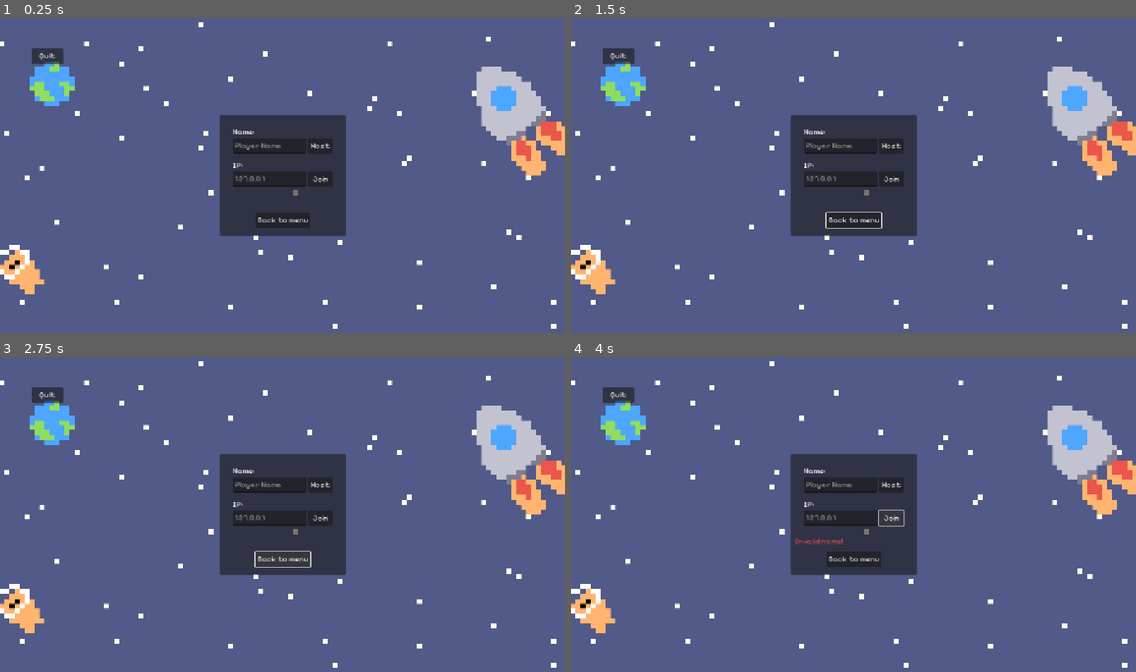
Above: before the commit, frames 1-4 (two rows, left to right).
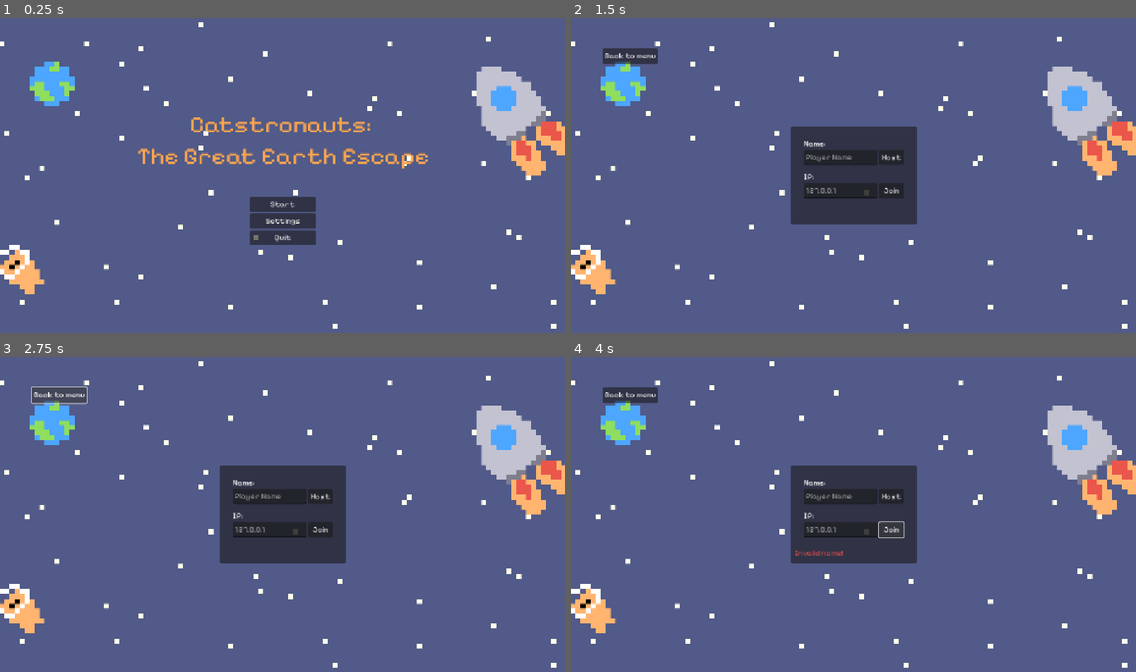
Above: after the commit, the same moments.

Repository: Lambozhuang/project-cats
Game: Godot game, scene res://ui/lobby.tscn
Two runs of this game, one before a commit and one after it. Both use one fixed random seed, a clock stepped at 60 frames per second and the inputs below.
Inputs (mouse positions are in pixels of both pictures, inside the frame that each line leads up to):
- Up to frame 1 (0.25 s): no input
- Up to frame 2 (1.5 s): click (853, 219) at 0.5 s, where only the run before the commit has a clickable "Back to menu"; click (853, 203) at 1.25 s, where only the run after the commit has a clickable "Start"
- Up to frame 3 (2.75 s): click "Back to menu" at 2 s
- Up to frame 4 (4 s): click "Host" at 2.75 s; click "Join" at 3.5 s

The runs differ from the first frame. In frame 1, 9.2% of the frame differs, in the area x 5-76%, y 9-73%; in frame 2, 4.5%; in frame 3, 4.4%; in frame 4, 4.5%.

Commit message:
add basic logic to lobby ui to load different cats, multiplayer todo

Diff:
--- a/game_state.gd
+++ b/game_state.gd
@@ -12,6 +12,16 @@
 
 ## Our local player's name.
 var player_name := "Player 1"
+
+# Cat character list
+const CATS := [
+	"Bob",
+	"Tuna",
+	"Kiki",
+	"Rupert",
+]
+
+var player_cat = null
 
 # Names for remote players in id:name format.
 var players := {}
--- a/level/demo_1.tscn
+++ b/level/demo_1.tscn
@@ -366,3 +366,4 @@
 npc_type = "officer"
 
 [node name="Hud" parent="." instance=ExtResource("21_n16k1")]
+visible = false
--- a/player/player.gd
+++ b/player/player.gd
@@ -94,5 +94,5 @@
 	$Label.modulate = GameState.get_player_color(value)
 	#$sprite.modulate = Color(0.5, 0.5, 0.5) + GameState.get_player_color(value)
 	# print("value:" + value)
-	if peer_id != 1:
-		$AnimatedSprite2D.sprite_frames = ResourceCache.player_sprites["Bob"]
+	$AnimatedSprite2D.sprite_frames = ResourceCache.player_sprites[GameState.player_cat]
+	$AnimatedSprite2D.play()
--- a/player/player.tscn
+++ b/player/player.tscn
@@ -1,7 +1,7 @@
 [gd_scene load_steps=10 format=3 uid="uid://dvscac4fx2trn"]
 
 [ext_resource type="Script" uid="uid://cb5wl1h7r5ucn" path="res://player/player.gd" id="1_onrkg"]
-[ext_resource type="SpriteFrames" uid="uid://bdt1nvhwcxpm8" path="res://player/cats/Rupert/Rupert_anim.tres" id="3_hqtel"]
+[ext_resource type="SpriteFrames" uid="uid://cevdtp22uqfk2" path="res://player/cats/Tuna/Tuna_anim.tres" id="2_g1dw6"]
 [ext_resource type="Script" uid="uid://d2e630ro1y8k2" path="res://player/player_controls.gd" id="3_i3pqv"]
 
 [sub_resource type="CompressedTexture2D" id="CompressedTexture2D_hqtel"]
@@ -44,8 +44,10 @@
 
 [node name="AnimatedSprite2D" type="AnimatedSprite2D" parent="."]
 position = Vector2(0, -20)
-sprite_frames = ExtResource("3_hqtel")
-animation = &"walk_hold"
+sprite_frames = ExtResource("2_g1dw6")
+animation = &"idle"
+frame = 1
+frame_progress = 0.380056
 
 [node name="CollisionShape2D" type="CollisionShape2D" parent="."]
 shape = SubResource("CapsuleShape2D_onrkg")
--- a/resource_cache.gd
+++ b/resource_cache.gd
@@ -3,6 +3,8 @@
 const Tileset = preload("res://level/map/level1.tres")
 
 @export var player_sprites = {
+	"Bob": preload("res://player/cats/Bob/Bob_anim.tres"),
+	"Tuna": preload("res://player/cats/Tuna/Tuna_anim.tres"),
+	"Kiki": preload("res://player/cats/Kiki/Kiki_anim.tres"),
 	"Rupert": preload("res://player/cats/Rupert/Rupert_anim.tres"),
-	"Bob": preload("res://player/cats/Bob/Bob_anim.tres"),
 }
--- a/ui/hud.tscn
+++ b/ui/hud.tscn
@@ -23,6 +23,9 @@
 [sub_resource type="LabelSettings" id="LabelSettings_rbyyf"]
 font_size = 25
 
+[sub_resource type="LabelSettings" id="LabelSettings_srpbi"]
+font_size = 60
+
 [sub_resource type="LabelSettings" id="LabelSettings_ff8ar"]
 font_size = 25
 
@@ -35,6 +38,7 @@
 [node name="Hud" type="CanvasLayer"]
 
 [node name="PauseMenu" type="Control" parent="."]
+visible = false
 layout_mode = 3
 anchors_preset = 15
 anchor_right = 1.0
@@ -48,14 +52,14 @@
 offset_top = 64.0
 offset_right = 128.0
 offset_bottom = 96.0
-text = "Quit"
+text = "Back to menu"
 
 [node name="Button2" type="Button" parent="PauseMenu"]
 offset_left = 64.0
 offset_top = 104.0
 offset_right = 131.0
 offset_bottom = 136.0
-text = "RESUME"
+text = "Resume"
 
 [node name="Hud" type="Control" parent="."]
 layout_mode = 3
@@ -232,6 +236,34 @@
 horizontal_alignment = 1
 vertical_alignment = 1
 
+[node name="Captured" type="ColorRect" parent="Hud"]
+visible = false
+layout_mode = 1
+anchors_preset = 15
+anchor_right = 1.0
+anchor_bottom = 1.0
+grow_horizontal = 2
+grow_vertical = 2
+color = Color(0.601223, 0.601223, 0.601223, 0.137255)
+
+[node name="Label" type="Label" parent="Hud/Captured"]
+layout_mode = 1
+anchors_preset = 8
+anchor_left = 0.5
+anchor_top = 0.5
+anchor_right = 0.5
+anchor_bottom = 0.5
+offset_left = -267.0
+offset_top = -36.5
+offset_right = 267.0
+offset_bottom = 36.5
+grow_horizontal = 2
+grow_vertical = 2
+text = "You are captured!"
+label_settings = SubResource("LabelSettings_srpbi")
+horizontal_alignment = 1
+vertical_alignment = 1
+
 [node name="ScoreBoard" type="Control" parent="."]
 visible = false
 layout_mode = 3
@@ -624,4 +656,4 @@
 offset_top = 64.0
 offset_right = 128.0
 offset_bottom = 96.0
-text = "Quit"
+text = "Back to menu"
--- a/ui/lobby.gd
+++ b/ui/lobby.gd
@@ -14,7 +14,19 @@
 		var desktop_path := OS.get_system_dir(OS.SYSTEM_DIR_DESKTOP).replace("\\", "/").split("/")
 		$Connect/Name.text = desktop_path[desktop_path.size() - 2]
 
+func _process(delta: float) -> void:
+	if $Start.visible:
+		$BackButton.hide()
+	else:
+		$BackButton.show()
 
+# Start
+func _on_menu_start_pressed() -> void:
+	$Start.hide()
+	$Connect.show()
+
+
+# Connect
 func _on_host_pressed() -> void:
 	if $Connect/Name.text == "":
 		$Connect/ErrorLabel.text = "Invalid name!"
@@ -28,7 +40,6 @@
 	GameState.host_game(player_name)
 	get_window().title = ProjectSettings.get_setting("application/config/name") + ": Server (%s)" % $Connect/Name.text
 	refresh_lobby()
-
 
 func _on_join_pressed() -> void:
 	if $Connect/Name.text == "":
@@ -49,10 +60,43 @@
 	get_window().title = ProjectSettings.get_setting("application/config/name") + ": Client (%s)" % $Connect/Name.text
 
 
+# Players
+func _on_start_pressed() -> void:
+	# GameState.begin_game()
+	$Players.hide()
+	$Characters.show()
+
+func _on_find_public_ip_pressed() -> void:
+	OS.shell_open("https://icanhazip.com/")
+
+
+# Characters
+func _on_characters_selected(cat_name: String) -> void:
+	print("Characters selected: ", cat_name)
+	var select_button = get_node("Characters/CharacterHBox/" + cat_name + "/Button")
+	select_button.disabled = true
+	select_button.text = "Selected"
+	# Reset all other buttons
+	for cat in GameState.CATS:
+		if cat != cat_name:
+			var other_button = get_node("Characters/CharacterHBox/" + cat + "/Button")
+			other_button.disabled = false
+			other_button.text = "Select"
+	$Characters/ReadyButton.disabled = false
+	GameState.player_cat = cat_name
+	print("player_cat: ", GameState.player_cat)
+
+func _on_ready() -> void:
+	# Local player ready
+	GameState.begin_game()
+	pass
+
+
+
+
 func _on_connection_success() -> void:
 	$Connect.hide()
 	$Players.show()
-
 
 func _on_connection_failed() -> void:
 	$Connect/Host.disabled = false
@@ -66,7 +110,6 @@
 	$Players.hide()
 	$Connect/Host.disabled = false
 	$Connect/Join.disabled = false
-
 
 func _on_game_error(errtxt: String) -> void:
 	$ErrorDialog.dialog_text = errtxt
@@ -84,11 +127,3 @@
 		$Players/VBoxContainer/List.add_item(p)
 
 	$Players/VBoxContainer/Start.disabled = not multiplayer.is_server()
-
-
-func _on_start_pressed() -> void:
-	GameState.begin_game()
-
-
-func _on_find_public_ip_pressed() -> void:
-	OS.shell_open("https://icanhazip.com/")
--- a/ui/lobby.tscn
+++ b/ui/lobby.tscn
@@ -22,7 +22,7 @@
 
 [sub_resource type="LabelSettings" id="LabelSettings_bsayf"]
 line_spacing = -2.0
-font_size = 11
+font_size = 13
 
 [sub_resource type="LabelSettings" id="LabelSettings_8spp5"]
 font_size = 40
@@ -54,7 +54,6 @@
 stretch_mode = 6
 
 [node name="Start" type="Control" parent="."]
-visible = false
 layout_mode = 1
 anchors_preset = 15
 anchor_right = 1.0
@@ -96,6 +95,11 @@
 theme = ExtResource("3_lyjxk")
 text = "Settings"
 
+[node name="QuitButton" type="Button" parent="Start/VBoxContainer"]
+layout_mode = 2
+theme = ExtResource("3_lyjxk")
+text = "Quit"
+
 [node name="Title" type="Label" parent="Start"]
 layout_mode = 1
 anchors_preset = 8
@@ -116,6 +120,7 @@
 vertical_alignment = 1
 
 [node name="Connect" type="Panel" parent="."]
+visible = false
 layout_mode = 1
 anchors_preset = 8
 anchor_left = 0.5
@@ -123,9 +128,9 @@
 anchor_right = 0.5
 anchor_bottom = 0.5
 offset_left = -128.0
-offset_top = -124.0
+offset_top = -100.0
 offset_right = 128.0
-offset_bottom = 124.0
+offset_bottom = 100.0
 grow_horizontal = 2
 grow_vertical = 2
 size_flags_horizontal = 2
@@ -206,20 +211,11 @@
 layout_mode = 0
 offset_left = 8.0
 offset_top = 168.0
-offset_right = 250.0
-offset_bottom = 191.0
+offset_right = 248.0
+offset_bottom = 192.0
 size_flags_horizontal = 2
 size_flags_vertical = 0
 theme_override_colors/font_color = Color(0.820312, 0.291595, 0.291595, 1)
-
-[node name="Button" type="Button" parent="Connect"]
-layout_mode = 0
-offset_left = 72.0
-offset_top = 200.0
-offset_right = 184.0
-offset_bottom = 231.0
-theme = ExtResource("3_lyjxk")
-text = "Back to menu"
 
 [node name="Players" type="Panel" parent="."]
 visible = false
@@ -388,8 +384,9 @@
 offset_top = 300.0
 offset_right = 170.0
 offset_bottom = 388.0
-text = "Practical and experienced. Can carry two items and gets speed boosts."
+text = "Practical and experienced."
 label_settings = SubResource("LabelSettings_bsayf")
+horizontal_alignment = 1
 autowrap_mode = 2
 
 [node name="Tuna" type="Control" parent="Characters/CharacterHBox"]
@@ -451,8 +448,9 @@
 offset_top = 300.0
 offset_right = 170.0
 offset_bottom = 388.0
-text = "Strong but dim. Moves heavy stuff and helps others reach high places."
+text = "Strong but dim. "
 label_settings = SubResource("LabelSettings_bsayf")
+horizontal_alignment = 1
 autowrap_mode = 2
 
 [node name="Kiki" type="Control" parent="Characters/CharacterHBox"]
@@ -514,8 +512,9 @@
 offset_top = 300.0
 offset_right = 170.0
 offset_bottom = 388.0
-text = "Smart and strategic. Finds shortcuts and outsmarts humans."
+text = "Smart and strategic. "
 label_settings = SubResource("LabelSettings_bsayf")
+horizontal_alignment = 1
 autowrap_mode = 2
 
 [node name="Rupert" type="Control" parent="Characters/CharacterHBox"]
@@ -577,11 +576,12 @@
 offset_top = 300.0
 offset_right = 170.0
 offset_bottom = 388.0
-text = "Cute and sneaky. Fits in tight spots and charms humans—except animal control."
+text = "Cute and sneaky. "
 label_settings = SubResource("LabelSettings_bsayf")
+horizontal_alignment = 1
 autowrap_mode = 2
 
-[node name="Button" type="Button" parent="Characters"]
+[node name="ReadyButton" type="Button" parent="Characters"]
 layout_mode = 1
 anchors_preset = 8
 anchor_left = 0.5
@@ -595,6 +595,7 @@
 grow_horizontal = 2
 grow_vertical = 2
 theme_override_font_sizes/font_size = 40
+disabled = true
 toggle_mode = true
 text = "Ready!"
 
@@ -955,15 +956,21 @@
 
 [node name="ErrorDialog" type="AcceptDialog" parent="."]
 
-[node name="Button" type="Button" parent="."]
+[node name="BackButton" type="Button" parent="."]
 layout_mode = 0
 offset_left = 64.0
 offset_top = 64.0
 offset_right = 128.0
 offset_bottom = 96.0
-text = "Quit"
-
+text = "Back to menu"
+
+[connection signal="pressed" from="Start/VBoxContainer/StartButton" to="." method="_on_menu_start_pressed"]
 [connection signal="pressed" from="Connect/Host" to="." method="_on_host_pressed"]
 [connection signal="pressed" from="Connect/Join" to="." method="_on_join_pressed"]
 [connection signal="pressed" from="Players/VBoxContainer/Start" to="." method="_on_start_pressed"]
 [connection signal="pressed" from="Players/FindPublicIP" to="." method="_on_find_public_ip_pressed"]
+[connection signal="pressed" from="Characters/CharacterHBox/Bob/Button" to="." method="_on_characters_selected" binds= ["Bob"]]
+[connection signal="pressed" from="Characters/CharacterHBox/Tuna/Button" to="." method="_on_characters_selected" binds= ["Tuna"]]
+[connection signal="pressed" from="Characters/CharacterHBox/Kiki/Button" to="." method="_on_characters_selected" binds= ["Kiki"]]
+[connection signal="pressed" from="Characters/CharacterHBox/Rupert/Button" to="." method="_on_characters_selected" binds= ["Rupert"]]
+[connection signal="pressed" from="Characters/ReadyButton" to="." method="_on_ready"]
Not shown: 1 places in ui/hud.tscn that only renumber resources
